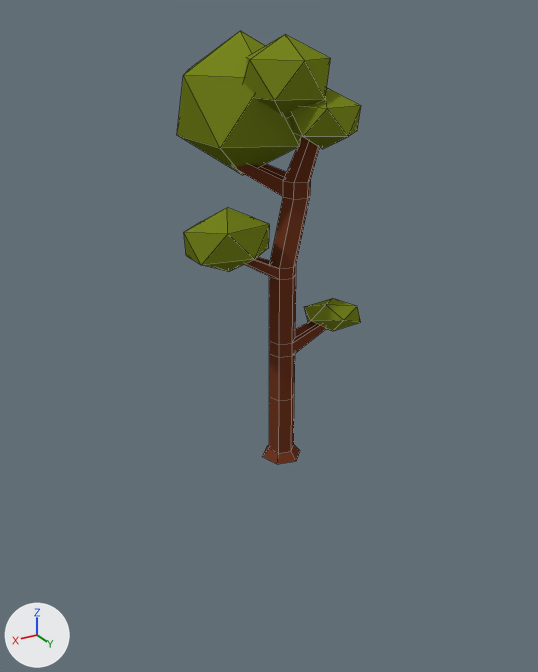
An edit to the Blender file 01-Models/environment/bush.blend, drawn before and after from the same camera.
Both versions are drawn from a camera (50 mm lens) standing at (6.09, 9.75, 7.23) and looking at (-0.14, -0.63, 2.04). The lights are fixed; the arrows at lower left show +X, +Y and +Z. Mesh edges are drawn as thin lines.

The scene before the commit, as lines of its bpy script (objects in view):
```python
me_circle_002 = bpy.data.meshes.new('Circle.002')
me_circle_002.from_pydata(...)  # 98 vertices, 93 faces; spans x -2.0..2.3, y -1.9..2.5, z 0.0..16.1
me_circle_002.materials.append(mat_material_003)  # brown #6e3823
me_icosphere_009 = bpy.data.meshes.new('Icosphere.009')
me_icosphere_009.from_pydata(...)  # an icosphere of 20 faces spanning x -0.89..0.89, y -0.85..0.85, z -1.0..1.0
me_icosphere_009.materials.append(mat_treebush)  # green #788620
me_icosphere_012 = bpy.data.meshes.new('Icosphere.012')
me_icosphere_012.from_pydata(...)  # an icosphere of 20 faces spanning x -0.89..0.89, y -0.85..0.85, z -1.0..1.0
me_icosphere_012.materials.append(mat_treebush)  # green #788620
ob_circle_002 = bpy.data.objects.new('Circle.002', me_circle_002)
ob_circle_002.location = (0.0, 0.04, 0.02)
ob_circle_002.rotation_euler = (0.0, 0.0, -2.868)  # degrees (0, 0, -164)
ob_circle_002.scale = (0.358, 0.358, 0.358)
ob_icosphere_006 = bpy.data.objects.new('Icosphere.006', me_icosphere_009)
ob_icosphere_006.parent = ob_circle_002
ob_icosphere_006.matrix_parent_inverse = Matrix(((-2.688, -0.753, 0.0, 0.0341), (0.753, -2.688, 0.0, 0.102), (0.0, 0.0, 2.792, -0.0672), (0.0, 0.0, 0.0, 1.0)))
ob_icosphere_006.location = (0.201, -0.899, 5.938)
ob_icosphere_006.scale = (1.09, 1.44, 1.09)
ob_icosphere_009 = bpy.data.objects.new('Icosphere.009', me_icosphere_012)
ob_icosphere_009.parent = ob_circle_002
ob_icosphere_009.matrix_parent_inverse = Matrix(((-2.688, -0.753, 0.0, 0.0341), (0.753, -2.688, 0.0, 0.102), (0.0, 0.0, 2.792, -0.0672), (0.0, 0.0, 0.0, 1.0)))
ob_icosphere_009.location = (-0.394, 0.498, 5.854)
ob_icosphere_009.rotation_euler = (0.0, 0.0, -0.233)  # degrees (0, 0, -13)
ob_icosphere_009.scale = (0.603, 0.627, 0.44)
# also in view: 'Icosphere.005' at (0.11, 0.21, 6.42); 'Icosphere.007' at (-0.94, 0.14, 2.54); 'Icosphere.008' at (0.97, 0.01, 4.1)
```
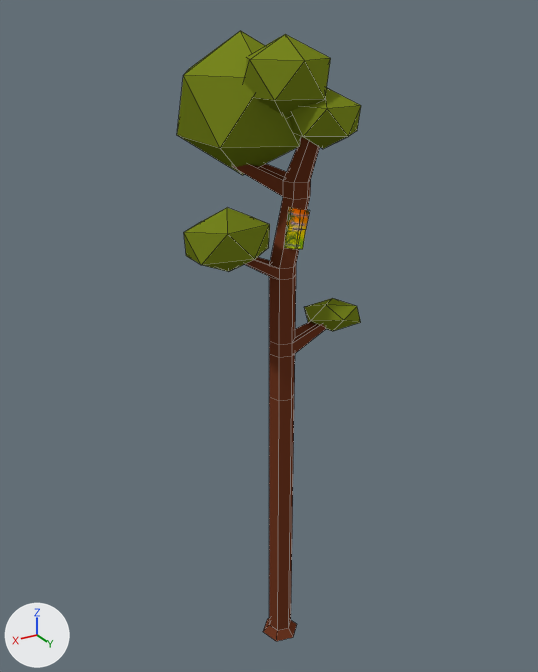
What differs and where, as boxes (x1, y1, x2, y2) in the pictures (538 x 672 px; the box of a moved part takes in the faces that stretch with it):
```json
{"object": "Circle.002", "change": "reshaped", "before": [232, 137, 326, 464], "after": [232, 137, 326, 641], "on screen": "54% taller"}
{"object": "Plane.002", "change": "added", "after": [284, 207, 310, 249]}
{"part": 1, "of": "me_circle_002", "change": "moved or reshaped", "before": [262, 395, 300, 464], "after": [263, 395, 297, 641]}
```

The change, as JSON lines over the scene's bpy script:
```json
{"op": "add", "block": "img_plakat_kopie_jpg", "code": ["img_plakat_kopie_jpg = load_image('plakat Kopie.jpg', '../../02-Textures/plakat Kopie.jpg', 2480, 3508, 'sRGB')"]}
{"op": "add", "block": "mat_material_000", "code": ["mat_material_000 = diffuse_material('Material.000')", "mat_material_000.texture = img_plakat_kopie_jpg"]}
{"block": "me_circle_002", "where": "me_circle_002.from_pydata(...)  # 98 vertices, 93 faces; spans x -2.0..2.3, y -1.9..2.5, z 0.0..16.1"}
{"block": "me_circle_002", "where": "# used by ob_circle_002; location = (0.0, 0.04, 0.02); rotation_euler = (0.0, 0.0, -2.868), in degrees (0, 0, -164); scale = (0.358, 0.358, 0.358)"}
{"block": "me_circle_002", "change": "me_circle_002 part 1: all 12 vertices in x -0.9..0.9, y -1.0..1.0, z 0.0..0.4 are moved by (0.0, 0.0, -11.4)"}
{"op": "add", "block": "me_plane_001", "code": ["me_plane_001 = bpy.data.meshes.new('Plane.001')", "me_plane_001.from_pydata(...)  # 9 vertices, 4 faces; spans x -1.39..0.77, y -0.43..1.02, z -0.55..-0.03", "me_plane_001.materials.append(mat_material_000)  # picture img_plakat_kopie_jpg"]}
{"op": "add", "block": "ob_plane_002", "code": ["ob_plane_002 = bpy.data.objects.new('Plane.002', me_plane_001)", "ob_plane_002.location = (-0.05, 0.27, 4.08)", "ob_plane_002.rotation_euler = (-1.563, 1.488, -0.0524)  # degrees (-90, 85, -3)", "ob_plane_002.scale = (0.307, 0.303, 0.303)"]}
```
